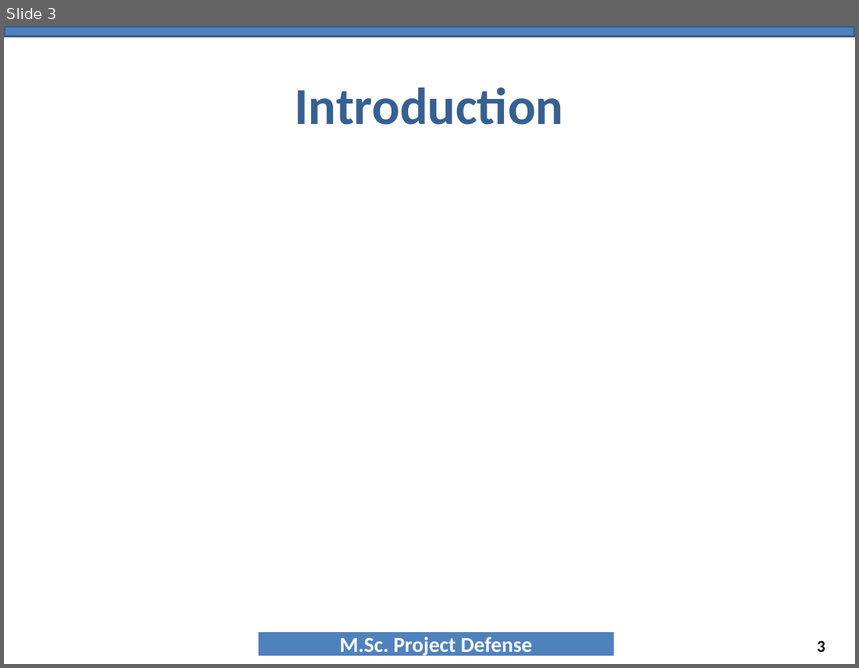
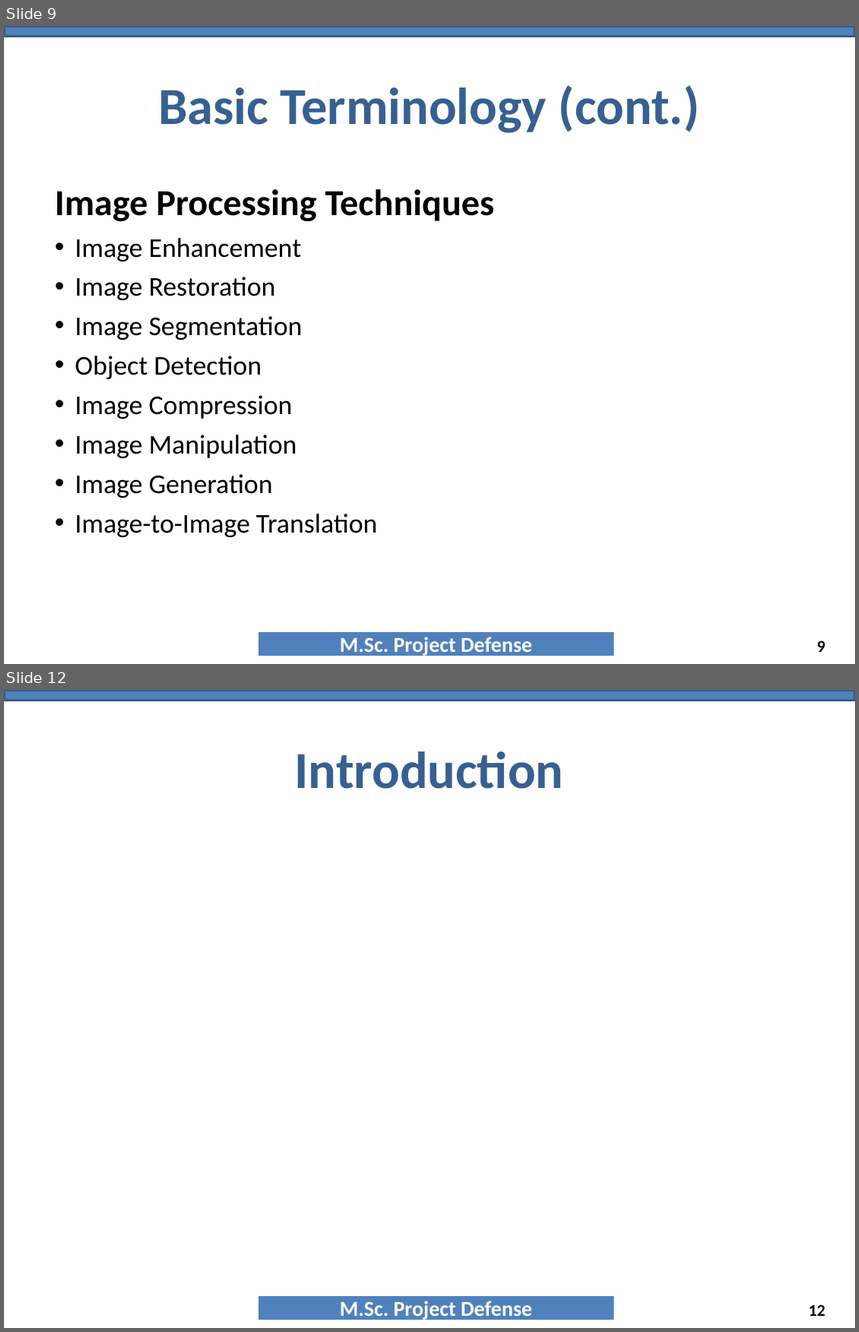
Before and after one commit to NAYANCSE27/msc-project, a slide deck: 9_PresentationTemplate_MscProject_CSE-057443.ppt. Shown one above the other, each under a label of ours: slide 3 before the commit, slides 9 and 12 after it; the slides between them are not shown. The pictures are 859x668 and 859x1332 pixels, drawn with LibreOffice and Linux fonts; fonts in the diff are those of the drawing; background and template pictures are left out. Boxes give left, top, right and bottom in pixels: in the first picture for what was removed or moved away, otherwise in the second. Text is boxed around its words. In the diff, an @@ line names an element or a change of style, - is before the commit and + after.

Commit message:
added basic information

```diff
--- a/9_PresentationTemplate_MscProject_CSE-057443.ppt
+++ b/9_PresentationTemplate_MscProject_CSE-057443.ppt
@@ slide 9 added at [4, 26, 855, 664], background #FFFFFF; not listed: 2 template elements that a slide beside it also shows @@
@@ title added at [158, 85, 700, 133], 44 pt, text #376092, bold @@
+Basic Terminology (cont.)
@@ text added at [55, 189, 495, 537], 23 pt, text #000000 @@
+Image Processing Techniques
+• Image Enhancement
+• Image Restoration
+• Image Segmentation
+• Object Detection
+• Image Compression
+• Image Manipulation
+• Image Generation
+• Image-to-Image Translation
@@ page number added at [817, 641, 826, 652], 14 pt, text #000000, bold @@
+9
@@ what was slide 3 is now slide 12 @@
@@ page number at [809, 1305, 826, 1316]: text changed @@
-3
+12
```
Also in this commit, not shown: 2 slides changed, 8 other slides added.
